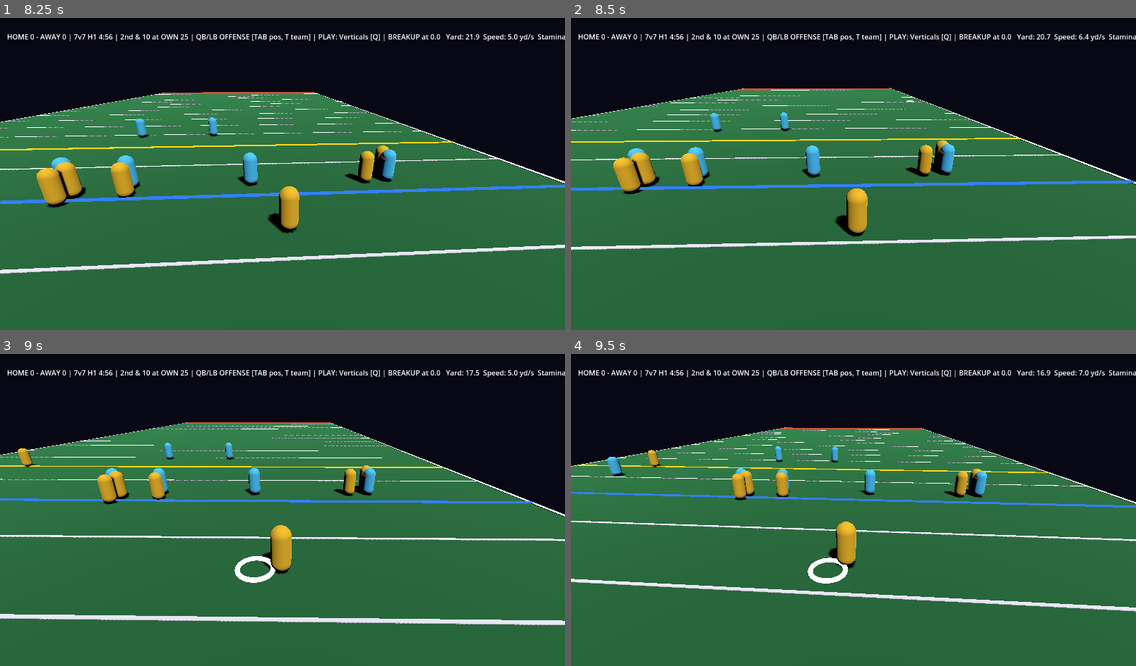
Above: before the commit, frames 1-4 (two rows, left to right).
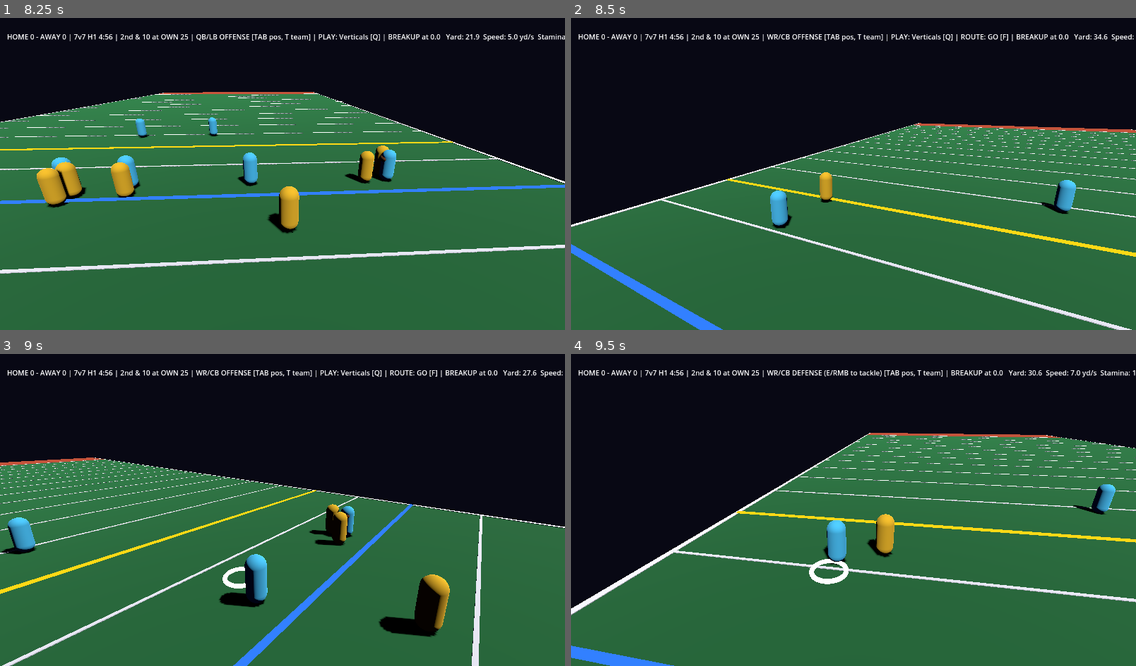
Above: after the commit, the same moments.

Repository: ZeratulAuditore/CraterBowl
Game: Godot game, scene res://scenes/main.tscn
Two runs of this game, one before a commit and one after it. Both use one fixed random seed, a clock stepped at 60 frames per second and the inputs below.
Inputs (mouse positions are in pixels of both pictures, inside the frame that each line leads up to):
- Up to frame 1 (8.25 s): tap Enter at 0.5, 0.6 s; move the mouse to (406, 155) at 0.52 s; hold D 0.53-1.28 s; click (406, 155) at 0.67 s; tap Space at 0.77, 1.07, 1.52, 1.82, 3.02, 3.32, 3.77, 4.07, 4.52, 4.82, 6.02, 6.32, 6.77, 7.07, 7.52, 7.82 s; tap 3 at 0.8, 1.35 s; move the mouse to (169, 186) at 1.27 s; hold S 1.28-2.03 s; tap 5 at 1.55, 2.1 s; move the mouse to (339, 102) at 2.02 s; hold D 2.03-2.78 s; tap 7 at 2.3, 2.85 s; move the mouse to (254, 236) at 2.77 s; hold W 2.78-3.53 s; click (254, 236) at 2.92 s; tap H at 3.05, 3.6 s; move the mouse to (452, 217) at 3.52 s; hold A 3.53-5.03 s; tap 1 at 3.8, 4.35 s; move the mouse to (113, 124) at 4.27 s; tap 2 at 4.55, 5.1 s; move the mouse to (310, 170) at 5.02 s; hold S 5.03-5.78 s; click (310, 170) at 5.17 s; tap E at 5.3, 5.85 s; move the mouse to (197, 92) at 5.77 s; hold D 5.78-6.53 s; tap J at 6.05, 6.6 s; move the mouse to (406, 155) at 6.52 s; hold W 6.53-7.28 s; tap Q at 6.8, 7.35 s; move the mouse to (169, 186) at 7.27 s; hold D 7.28-8.03 s; click (169, 186) at 7.42 s; tap F at 7.55, 8.1 s; move the mouse to (339, 102) at 8.02 s; hold S from 8.03 s (still down)
- Up to frame 2 (8.5 s): keep holding S; tap Tab at 8.3 s
- Up to frame 3 (9 s): move the mouse to (254, 572) at 8.77 s; release S at 8.78 s; hold A from 8.78 s (still down); tap Tab at 8.85 s
- Up to frame 4 (9.5 s): keep holding A; tap Space at 9.02, 9.32 s; tap T at 9.05 s

Frame 1 is identical in both runs. In frame 2, 26% of the frame differs, in the area x 0-100%, y 5-100%; in frame 3, 24%; in frame 4, 25%.

Commit message:
iter 017: A16 private lobby, invite codes, ready-up; fix stale keyboard handler
Co-Authored-By: Claude Opus 5.5 <noreply@anthropic.com>

Diff:
--- a/src/game/main.gd
+++ b/src/game/main.gd
@@ -19,6 +19,8 @@
 const LOCAL_PLAYER := 1      # the local human's player id (= host peer id online)
 const Routes := preload("res://src/sim/routes.gd")
 const MatchConfig := preload("res://src/sim/match_config.gd")
+const Lobby := preload("res://src/net/lobby.gd")
+const InviteCode := preload("res://src/net/invite_code.gd")
 const T := preload("res://src/sim/tuning.gd")
 const ARC_DOTS := 24
 
@@ -43,6 +45,8 @@
 var series: Match
 var roster := Roster.new()
 var match_size := 7
+var lobby := Lobby.new()      # server: authoritative; client: mirror
+var debug_playclock := -1.0
 var field_root: Node3D
 var athlete_root: Node3D
 var my_id := -1          # the human's athlete (QB on offense, LB on defense)
@@ -251,17 +255,98 @@
 	var port := int(args.get("port", NetSession.DEFAULT_PORT))
 	if args.has("host"):
 		if args.has("playclock"):  # test/debug: shorten the first play clock
-			series.clock.play_clock = float(args["playclock"])
+			debug_playclock = float(args["playclock"])
+			series.clock.play_clock = debug_playclock
 		net.match_size = match_size
 		var err := net.host(port, func(peer): return roster.auto_assign(peer), func(peer): roster.release(peer))
 		print("NET host on %d: %s" % [port, error_string(err)])
+		if not args.has("no-lobby"):
+			lobby = Lobby.new()
+			lobby.host_id = LOCAL_PLAYER
+			lobby.add(LOCAL_PLAYER, "Host")
+			lobby.settings["size"] = match_size
+			lobby.code = InviteCode.encode(str(args.get("advertise", _local_ipv4())), port)
+			if args.has("start-when-ready"):
+				lobby.set_ready(LOCAL_PLAYER, true)
+			net.lobby = lobby
+			net.lobby_mode = true
+			net.lobby_changed.connect(func(): net.broadcast_lobby(lobby.to_dict()))
+			print("NET invite code: %s" % lobby.code)
 	else:
-		var err := net.join(str(args["join"]), port)
-		print("NET join %s:%d: %s" % [args["join"], port, error_string(err)])
+		var target := str(args["join"])
+		if InviteCode.looks_like_code(target):
+			var d := InviteCode.decode(target)
+			target = d["ip"]
+			port = d["port"]
+		var err := net.join(target, port)
+		print("NET join %s:%d: %s" % [target, port, error_string(err)])
 		auto_next = false
 		net.welcomed.connect(_on_assigned)
+		net.lobby_received.connect(func(st): lobby.from_dict(st))
 		net.snapshot_received.connect(_on_snapshot)
 		net.event_received.connect(_on_world_event)
+
+func _local_ipv4() -> String:
+	for a in IP.get_local_addresses():
+		if a.count(".") == 3 and not a.begins_with("127.") and not a.begins_with("169.254."):
+			return a
+	return "127.0.0.1"
+
+## True while the private lobby is open (server) / we haven't been placed yet (client).
+func in_lobby() -> bool:
+	if is_server():
+		return net.lobby_mode and lobby.phase == Lobby.Phase.LOBBY
+	if is_client():
+		return net.my_athlete < 0
+	return false
+
+## Lobby input: Enter = ready; host: 3/5/7 size, H half length.
+func lobby_key(keycode: int) -> void:
+	if is_client():
+		if keycode == KEY_ENTER:
+			net.send_lobby_action({"a": "ready"})
+		return
+	var changed := false
+	match keycode:
+		KEY_ENTER: changed = lobby.toggle_ready(LOCAL_PLAYER)
+		KEY_3: changed = lobby.set_setting(LOCAL_PLAYER, "size", 3)
+		KEY_5: changed = lobby.set_setting(LOCAL_PLAYER, "size", 5)
+		KEY_7: changed = lobby.set_setting(LOCAL_PLAYER, "size", 7)
+		KEY_H:
+			var i := (Lobby.HALF_MINUTES.find(lobby.settings["half_minutes"]) + 1) % Lobby.HALF_MINUTES.size()
+			changed = lobby.set_setting(LOCAL_PLAYER, "half_minutes", Lobby.HALF_MINUTES[i])
+	if changed:
+		net.broadcast_lobby(lobby.to_dict())
+
+## Server: lobby tick — apply client lobby actions, start when everyone is ready.
+func _step_lobby() -> void:
+	var changed := false
+	for la in net.take_lobby_actions():
+		match la[1].get("a", ""):
+			"ready": changed = lobby.toggle_ready(la[0]) or changed
+			"name": changed = lobby.set_name(la[0], str(la[1].get("n", ""))) or changed
+	if changed:
+		net.broadcast_lobby(lobby.to_dict())
+	if lobby.all_ready():
+		_start_from_lobby()
+
+func _start_from_lobby() -> void:
+	if not lobby.start():
+		return
+	configure(lobby.settings["size"])
+	series.clock.half_length = lobby.settings["half_minutes"] * 60.0
+	series.clock.reset()
+	if debug_playclock > 0.0:
+		series.clock.play_clock = debug_playclock
+	net.match_size = match_size
+	for id in lobby.players:
+		if id == LOCAL_PLAYER:
+			continue
+		var aid := roster.auto_assign(id)
+		if aid >= 0:
+			net.set_assignment(id, aid)
+	net.broadcast_lobby(lobby.to_dict())
+	print("NET match started: %s" % lobby.summary())
 
 ## Client: server (re)assigned our athlete (join, position change, team swap).
 func _on_assigned(aid: int) -> void:
@@ -376,24 +461,46 @@
 		_set_charging(false)
 
 func _unhandled_key_input(e: InputEvent) -> void:
-	if e is InputEventKey and e.pressed and not e.echo:
-		if e.keycode == KEY_SPACE:
-			world.snap()
-		elif e.keycode == KEY_1:
-			series.choose_try(1)
-		elif e.keycode == KEY_2:
-			series.choose_try(2)
-		elif e.keycode == KEY_E:
-			world.tackle(controlled_id)
-		elif e.keycode == KEY_J:
+	if not (e is InputEventKey and e.pressed and not e.echo):
+		return
+	if in_lobby():
+		lobby_key(e.keycode)
+		return
+	match e.keycode:
+		KEY_SPACE:
+			do_action({"a": "snap"})
+		KEY_1:
+			do_action({"a": "try", "n": 1})
+		KEY_2:
+			do_action({"a": "try", "n": 2})
+		KEY_E:
+			do_action({"a": "tackle"})
+		KEY_J:
 			_set_charging(true)
-		elif e.keycode == KEY_R and world.phase == World.Phase.DEAD:
-			next_play()
+		KEY_Q:
+			var i := (Routes.PLAY_NAMES.find(world.play_name) + 1) % Routes.PLAY_NAMES.size()
+			do_action({"a": "play", "p": Routes.PLAY_NAMES[i]})
+		KEY_F:
+			if world.route_of.has(my_id):
+				var j := (Routes.ROUTE_NAMES.find(world.route_of[my_id]) + 1) % Routes.ROUTE_NAMES.size()
+				do_action({"a": "route", "r": Routes.ROUTE_NAMES[j]})
+		KEY_TAB:
+			do_action({"a": "cycle"})
+		KEY_T:
+			do_action({"a": "team"})
+		KEY_R:
+			if world.phase == World.Phase.DEAD and not is_client():
+				next_play()
 
 func _physics_process(delta: float) -> void:
 	if charging:
 		charge = minf(1.0, charge + delta / T.THROW_CHARGE_TIME)
 	var my_input := {"dir": read_input(), "sprint": Input.is_key_pressed(KEY_SHIFT)}
+	if in_lobby():
+		if is_server():
+			_step_lobby()
+		_render()
+		return
 	if is_client():
 		# Predict own athlete now; server stays authoritative and reconciles via acks.
 		var seq := predictor.record(my_input["dir"], my_input["sprint"], delta)
@@ -486,6 +593,10 @@
 	banner_t = maxf(0.0, banner_t - delta)
 	if banner_t > 0.0:
 		phase_name = banner + "  " + phase_name
+	if in_lobby():
+		var who := "host: [3/5/7] size, [H] half length, " if is_server() else ""
+		hud.text = "PRIVATE MATCH LOBBY   Invite code: %s\n%s\n[Enter] ready  (%s starts when everyone is ready)" % [lobby.code, lobby.summary(), who]
+		return
 	var clock_txt: String = "%dv%d %s" % [match_size, match_size, series.clock.label()]
 	if world.phase == World.Phase.PRESNAP:
 		clock_txt += " | PLAY %d" % int(ceil(series.clock.play_clock))
--- /dev/null
+++ b/src/net/invite_code.gd
@@ -0,0 +1,43 @@
+extends RefCounted
+## IPv4 + port <-> 10-char Crockford base32 code "XXXXX-XXXXX". Pure.
+
+const ALPHABET := "0123456789ABCDEFGHJKMNPQRSTVWXYZ"
+
+static func encode(ip: String, port: int) -> String:
+	var parts := ip.split(".")
+	if parts.size() != 4 or port < 1 or port > 65535:
+		return ""
+	var v := 0
+	for p in parts:
+		if not p.is_valid_int() or int(p) < 0 or int(p) > 255:
+			return ""
+		v = (v << 8) | int(p)
+	v = (v << 16) | port
+	var out := ""
+	for i in 10:
+		out = ALPHABET[v & 31] + out
+		v >>= 5
+	return out.substr(0, 5) + "-" + out.substr(5)
+
+## Returns {"ip": String, "port": int} or {} if invalid.
+static func decode(code: String) -> Dictionary:
+	var c := code.strip_edges().to_upper().replace("-", "").replace(" ", "")
+	c = c.replace("O", "0").replace("I", "1").replace("L", "1")
+	if c.length() != 10:
+		return {}
+	var v := 0
+	for ch in c:
+		var d := ALPHABET.find(ch)
+		if d < 0:
+			return {}
+		v = (v << 5) | d
+	if v >> 48 != 0:
+		return {}
+	var port := v & 0xFFFF
+	var ipv := v >> 16
+	if port == 0:
+		return {}
+	return {"ip": "%d.%d.%d.%d" % [(ipv >> 24) & 255, (ipv >> 16) & 255, (ipv >> 8) & 255, ipv & 255], "port": port}
+
+static func looks_like_code(s: String) -> bool:
+	return not decode(s).is_empty() and s.find(".") < 0
--- /dev/null
+++ b/src/net/lobby.gd
@@ -0,0 +1,88 @@
+extends RefCounted
+## Private match lobby state. Pure; server-authoritative, mirrored to clients.
+
+enum Phase { LOBBY, IN_GAME }
+const SIZES := [3, 5, 7]
+const HALF_MINUTES := [2, 5, 8]
+
+var phase: Phase = Phase.LOBBY
+var host_id := 1
+var code := ""
+var settings := {"size": 7, "half_minutes": 5}
+var players := {}   # id -> {"name": String, "ready": bool}
+
+func add(id: int, name: String = "") -> void:
+	if not players.has(id):
+		players[id] = {"name": name if name != "" else "Player %d" % (players.size() + 1), "ready": false}
+
+func remove(id: int) -> void:
+	players.erase(id)
+
+func set_ready(id: int, ready: bool) -> bool:
+	if phase != Phase.LOBBY or not players.has(id):
+		return false
+	players[id]["ready"] = ready
+	return true
+
+func toggle_ready(id: int) -> bool:
+	return players.has(id) and set_ready(id, not players[id]["ready"])
+
+func set_name(id: int, name: String) -> bool:
+	if not players.has(id):
+		return false
+	var n := name.strip_edges().left(16)
+	if n == "":
+		return false
+	players[id]["name"] = n
+	return true
+
+## Host-only, lobby-only, validated.
+func set_setting(by: int, key: String, value) -> bool:
+	if by != host_id or phase != Phase.LOBBY:
+		return false
+	match key:
+		"size":
+			if not (value is int and SIZES.has(value)):
+				return false
+		"half_minutes":
+			if not (value is int and HALF_MINUTES.has(value)):
+				return false
+		_:
+			return false
+	settings[key] = value
+	for id in players:
+		players[id]["ready"] = id == host_id and players[id]["ready"]   # settings changed: re-ready
+	return true
+
+func all_ready() -> bool:
+	if players.size() < 2:
+		return false
+	for id in players:
+		if not players[id]["ready"]:
+			return false
+	return true
+
+func start() -> bool:
+	if phase != Phase.LOBBY or not all_ready():
+		return false
+	phase = Phase.IN_GAME
+	return true
+
+func to_dict() -> Dictionary:
+	return {"phase": phase, "host": host_id, "code": code, "settings": settings.duplicate(), "players": players.duplicate(true)}
+
+func from_dict(d: Dictionary) -> void:
+	phase = int(d.get("phase", 0))
+	host_id = int(d.get("host", 1))
+	code = str(d.get("code", ""))
+	var s = d.get("settings", {})
+	if s is Dictionary:
+		settings = {"size": int(s.get("size", 7)), "half_minutes": int(s.get("half_minutes", 5))}
+	var p = d.get("players", {})
+	players = p if p is Dictionary else {}
+
+func summary() -> String:
+	var names := []
+	for id in players:
+		names.append("%s%s" % [players[id]["name"], " ✓" if players[id]["ready"] else ""])
+	return "%dv%d, %d-min halves | %s" % [settings["size"], settings["size"], settings["half_minutes"], ", ".join(names)]
--- a/src/net/net_session.gd
+++ b/src/net/net_session.gd
@@ -7,6 +7,8 @@
 signal event_received(n: String, d: Dictionary)
 signal peer_joined(peer_id: int, athlete_id: int)
 signal peer_left(peer_id: int, athlete_id: int)
+signal lobby_received(state: Dictionary)
+signal lobby_changed()
 
 const P := preload("res://src/net/protocol.gd")
 const DEFAULT_PORT := 24565
@@ -25,6 +27,9 @@
 var my_athlete := -1           # client
 var match_size := 7            # server: sent in welcome
 var host_size := 7             # client: host's match size from welcome
+var lobby_mode := false        # server: joiners wait in the lobby (no athlete) until start
+var lobby                      # server: Lobby (set by main)
+var lobby_actions: Array = []  # server: [[peer_id, action], ...]
 var last_snapshot_tick := -1
 
 func _ready() -> void:
@@ -63,6 +68,10 @@
 
 # ---- server ----
 func _on_peer_connected(id: int) -> void:
+	if lobby_mode and lobby != null and lobby.phase == lobby.Phase.LOBBY:
+		lobby.add(id)
+		lobby_changed.emit()
+		return
 	var aid: int = assign_fn.call(id)
 	if aid < 0:
 		peer.disconnect_peer(id)
@@ -78,6 +87,9 @@
 	_send(id, {"k": "welcome", "aid": aid, "size": match_size}, true)
 
 func _on_peer_disconnected(id: int) -> void:
+	if lobby != null and lobby.players.has(id):
+		lobby.remove(id)
+		lobby_changed.emit()
 	if peer_athlete.has(id):
 		var aid: int = peer_athlete[id]
 		peer_athlete.erase(id)
@@ -92,6 +104,19 @@
 func broadcast_event(n: String, d: Dictionary) -> void:
 	if mode == Mode.SERVER and not peer_athlete.is_empty():
 		_send(0, {"k": "ev", "n": n, "d": d}, true)
+
+func broadcast_lobby(state: Dictionary) -> void:
+	if mode == Mode.SERVER and not api.get_peers().is_empty():
+		_send(0, {"k": "lobby", "s": state}, true)
+
+func take_lobby_actions() -> Array:
+	var out := lobby_actions
+	lobby_actions = []
+	return out
+
+func send_lobby_action(action: Dictionary) -> void:
+	if mode == Mode.CLIENT:
+		_send(1, {"k": "lact", "act": action}, true)
 
 func take_actions() -> Array:
 	var out := actions
@@ -130,6 +155,12 @@
 		"act":
 			if mode == Mode.SERVER and peer_athlete.has(from):
 				actions.append([from, peer_athlete[from], msg.get("act", {})])
+		"lact":
+			if mode == Mode.SERVER and lobby != null and lobby.players.has(from) and msg.get("act") is Dictionary:
+				lobby_actions.append([from, msg["act"]])
+		"lobby":
+			if mode == Mode.CLIENT and from == 1 and msg.get("s") is Dictionary:
+				lobby_received.emit(msg["s"])
 		"welcome":
 			if mode == Mode.CLIENT and from == 1:
 				my_athlete = int(msg.get("aid", -1))
--- a/src/sim/clock.gd
+++ b/src/sim/clock.gd
@@ -6,13 +6,14 @@
 const PLAY_CLOCK := 20.0
 
 var half := 1
+var half_length := HALF_LENGTH
 var remaining := HALF_LENGTH
 var play_clock := PLAY_CLOCK
 var final := false
 
 func reset() -> void:
 	half = 1
-	remaining = HALF_LENGTH
+	remaining = half_length
 	play_clock = PLAY_CLOCK
 	final = false
 
@@ -37,7 +38,7 @@
 
 func start_next_half() -> void:
 	half += 1
-	remaining = HALF_LENGTH
+	remaining = half_length
 	play_clock = PLAY_CLOCK
 
 func label() -> String:
--- a/tests/game_flow.gd
+++ b/tests/game_flow.gd
@@ -92,6 +92,14 @@
 		[4500, func(): main.configure(3)],
 		[4502, func(): check(main.world.athletes.size() == 6 and main.athlete_root.get_child_count() == 6, "3v3: 6 athletes + views"); check(absf(main.field.width - 30.0) < 0.01, "3v3 field width 30"); check(main.hud.text.find("3v3") >= 0, "HUD shows 3v3")],
 		[4503, func(): var qb = main.world.find_role(0, main.Athlete.Role.QB); check(main.world.ball.is_held_by(qb.id), "3v3: QB starts with the ball"); check(main.world.snap(), "3v3 snap")],
+		# Real keyboard path (regression: handler had silently never been updated since iter 002)
+		[4600, func(): main.configure(7)],
+		[4602, func(): var p0: String = main.world.play_name; _key(KEY_Q); check(main.world.play_name != p0, "Q key calls next play (%s)" % main.world.play_name)],
+		[4603, func(): before_id = main.my_id; _key(KEY_TAB); check(main.my_id != before_id, "TAB key changes position")],
+		[4604, func(): var r0 = main.world.route_of.get(main.my_id, ""); _key(KEY_F); check(main.world.route_of.get(main.my_id, "") != r0 and r0 != "", "F key changes my route")],
+		[4605, func(): var t0: int = main.world.get_athlete(main.my_id).team; _key(KEY_T); check(main.world.get_athlete(main.my_id).team == 1 - t0, "T key swaps team")],
+		[4606, func(): _key(KEY_T); check(main.world.get_athlete(main.my_id).team == main.world.offense_team, "T again: back on offense")],
+		[4607, func(): _key(KEY_SPACE); check(main.world.phase == main.World.Phase.LIVE, "Space key snaps")],
 	]
 
 ## First receiver not controlled by the human (humans don't auto-run routes).
@@ -108,6 +116,13 @@
 		if a.id != cb.id and a.position.distance_to(Vector2(50, 60)) < 6.0:
 			a.position.x = 30.0
 	cb.position = Vector2(50, 60)
+
+## Inject a real key press through main's key handler.
+func _key(code: int) -> void:
+	var ev := InputEventKey.new()
+	ev.keycode = code
+	ev.pressed = true
+	main._unhandled_key_input(ev)
 
 func _connect_listeners() -> void:
 	main.series.match_event.connect(func(_n, _d): series_events += 1)
--- a/tests/net_client.gd
+++ b/tests/net_client.gd
@@ -19,6 +19,9 @@
 var swapped_to_team0 := false
 var pick_rejected := false
 var first_team := -1
+var saw_lobby := false
+var lobby_size := 0
+var lobby_code := ""
 var lead_samples := 0
 
 func check(cond: bool, msg: String) -> void:
@@ -32,6 +35,13 @@
 		last_server_x = (s["a"] as PackedFloat32Array)[aid * 7]
 	if s["ph"] == 1:
 		saw_live = true
+
+func _on_lobby(st: Dictionary) -> void:
+	if not saw_lobby and st.get("phase", 1) == 0:
+		saw_lobby = true
+		lobby_size = int(st.get("settings", {}).get("size", 0))
+		lobby_code = str(st.get("code", ""))
+		main.lobby_key(KEY_ENTER)   # ready up through the real lobby key path
 
 func _on_welcome(id: int) -> void:
 	aid = id
@@ -49,6 +59,7 @@
 func _physics_process(_dt: float) -> bool:
 	f += 1
 	if f == 2:
+		main.net.lobby_received.connect(_on_lobby)
 		main.net.welcomed.connect(_on_welcome)
 		main.net.snapshot_received.connect(_on_snap)
 		main.net.event_received.connect(_on_event)
@@ -79,7 +90,8 @@
 	if bad_snap_sent_at > 0 and f == bad_snap_sent_at + 90:
 		pick_rejected = aid == aid_before_pick
 	if f == 1100 or (bad_snap_sent_at > 0 and f == bad_snap_sent_at + 91):
-		check(aid >= 0, "welcomed with athlete %d" % aid)
+		check(saw_lobby and lobby_size == 5 and lobby_code.length() == 11, "joined by code into the private lobby (5v5, code %s)" % lobby_code)
+		check(aid >= 0, "readied up -> match started -> welcomed with athlete %d" % aid)
 		check(first_team == 1, "joiner initially placed on the opponent team")
 		check(main.match_size == 5 and main.world.athletes.size() == 10, "client adopted host's 5v5 (%d athletes)" % main.world.athletes.size())
 		check(snaps > 20, "receiving snapshots (%d)" % snaps)
--- /dev/null
+++ b/tests/test_lobby.gd
@@ -0,0 +1,74 @@
+extends "res://tests/test_case.gd"
+
+const Code := preload("res://src/net/invite_code.gd")
+const Lobby := preload("res://src/net/lobby.gd")
+const Clock := preload("res://src/sim/clock.gd")
+
+func test_code_round_trip() -> void:
+	for pair in [["127.0.0.1", 24565], ["203.0.113.7", 65535], ["10.0.0.1", 1]]:
+		var c := Code.encode(pair[0], pair[1])
+		assert_eq(c.length(), 11, "XXXXX-XXXXX (%s)" % c)
+		var d := Code.decode(c)
+		assert_eq(d.get("ip", ""), pair[0], "ip")
+		assert_eq(d.get("port", 0), pair[1], "port")
+	assert_true(Code.looks_like_code(Code.encode("127.0.0.1", 24565)), "detects a code")
+	assert_true(not Code.looks_like_code("127.0.0.1"), "IP is not a code")
+
+func test_code_rejects_garbage() -> void:
+	assert_eq(Code.decode("hello"), {}, "too short")
+	assert_eq(Code.decode("UUUUU-UUUUU"), {}, "U not in alphabet")
+	assert_eq(Code.encode("999.1.1.1", 80), "", "bad ip")
+	assert_eq(Code.encode("1.2.3.4", 0), "", "bad port")
+
+func test_code_forgiving_letters() -> void:
+	var c := Code.encode("127.0.0.1", 24565)
+	var sloppy := c.to_lower().replace("0", "o").replace("1", "l")
+	assert_eq(Code.decode(sloppy).get("port", 0), 24565, "o/l read as 0/1")
+
+func test_lobby_ready_flow() -> void:
+	var l := Lobby.new()
+	l.add(1, "Host")
+	assert_true(not l.all_ready(), "needs 2 players")
+	l.add(42, "Friend")
+	l.toggle_ready(1)
+	assert_true(not l.all_ready(), "friend not ready")
+	l.toggle_ready(42)
+	assert_true(l.all_ready())
+	assert_true(l.start())
+	assert_eq(l.phase, Lobby.Phase.IN_GAME)
+	assert_true(not l.set_ready(42, false), "no changes in game")
+	l.remove(42)
+	assert_eq(l.players.size(), 1)
+
+func test_settings_host_only_and_validated() -> void:
+	var l := Lobby.new()
+	l.add(1)
+	l.add(7)
+	assert_true(not l.set_setting(7, "size", 3), "non-host rejected")
+	assert_true(l.set_setting(1, "size", 3))
+	assert_eq(l.settings["size"], 3)
+	assert_true(not l.set_setting(1, "size", 4), "invalid size")
+	assert_true(not l.set_setting(1, "half_minutes", 99), "invalid half")
+	l.toggle_ready(7)
+	l.set_setting(1, "half_minutes", 2)
+	assert_true(not l.players[7]["ready"], "settings change clears ready")
+
+func test_lobby_serialization() -> void:
+	var l := Lobby.new()
+	l.code = "ABCDE-FGHJK"
+	l.add(1, "Host")
+	l.add(5, "Pal")
+	l.set_setting(1, "size", 5)
+	var m := Lobby.new()
+	m.from_dict(bytes_to_var(var_to_bytes(l.to_dict())))
+	assert_eq(m.settings["size"], 5)
+	assert_eq(m.code, "ABCDE-FGHJK")
+	assert_eq(m.players.size(), 2)
+
+func test_clock_half_length() -> void:
+	var c := Clock.new()
+	c.half_length = 120.0
+	c.reset()
+	assert_near(c.remaining, 120.0)
+	c.start_next_half()
+	assert_near(c.remaining, 120.0)
Not shown, changed: FEATURES.md
Not shown, changed: ITERATIONS.md
Not shown, changed: LOOP.md
Not shown, added: docs/iterations/017-private-matches.md
Not shown, changed: scripts/net_test.sh
Not shown, added: tools/__init__.py
